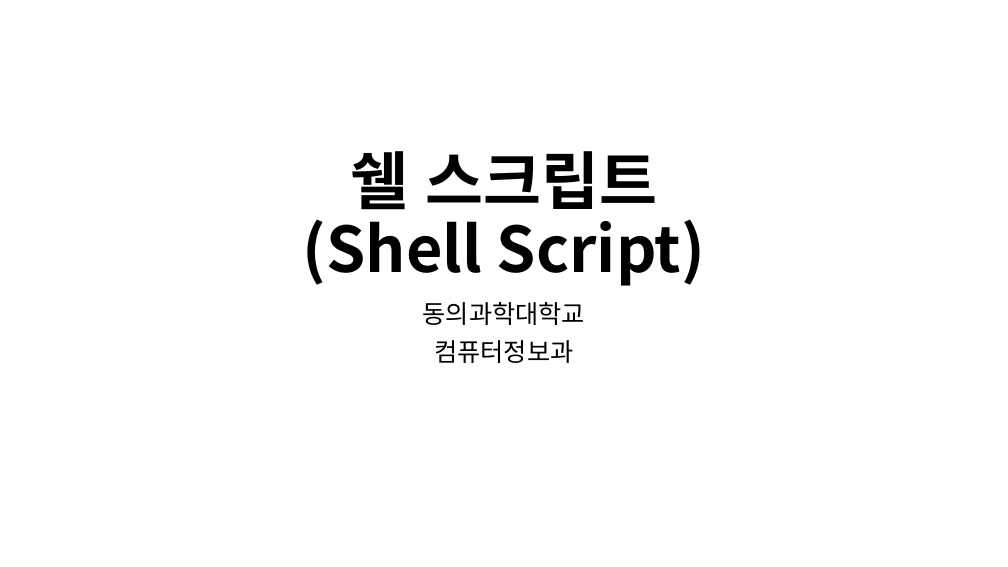
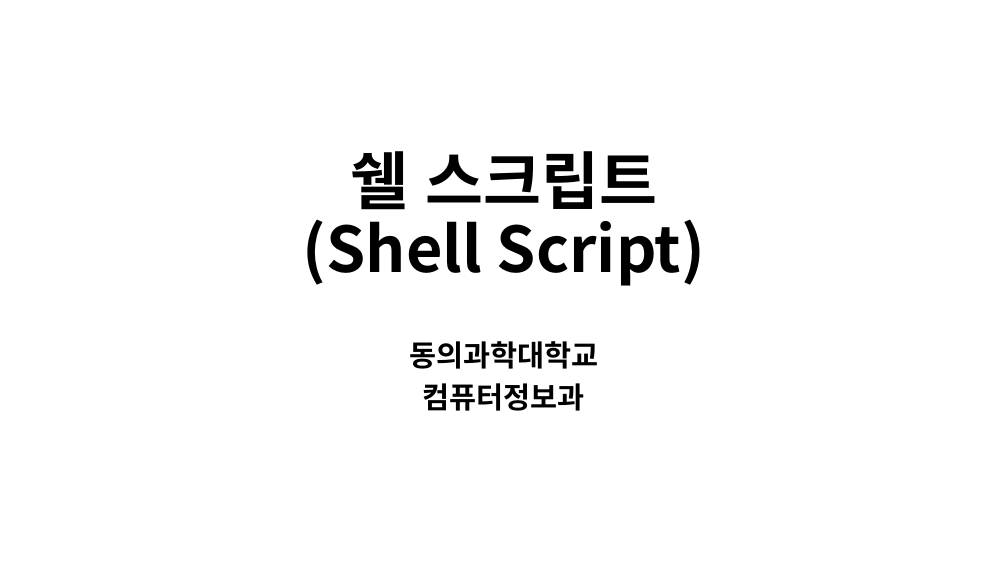
Before and after one commit to Open-Source-Programming/OpenSource-Lec, a slide deck: slide 1 of 04-shell_script_2.pptx. Drawn at 1008x567 pixels with LibreOffice and Linux fonts; fonts in the diff are those of the drawing; background and template pictures are left out. Boxes give left, top, right and bottom in pixels: in the first picture for what was removed or moved away, otherwise in the second. Text is boxed around its words. In the diff, an @@ line names an element or a change of style, - is before the commit and + after.

```diff
--- a/04-shell_script_2.pptx
+++ b/04-shell_script_2.pptx
@@ subtitle "동의과학대학교": place and size @@
-subtitle "동의과학대학교" at (423,302,585,363)
+subtitle "동의과학대학교" at (409,341,598,411)
@@ subtitle "동의과학대학교" at (409,341,598,411): size 24 to 28 pt, font Noto Sans CJK KR to Arial, bold on @@
```
